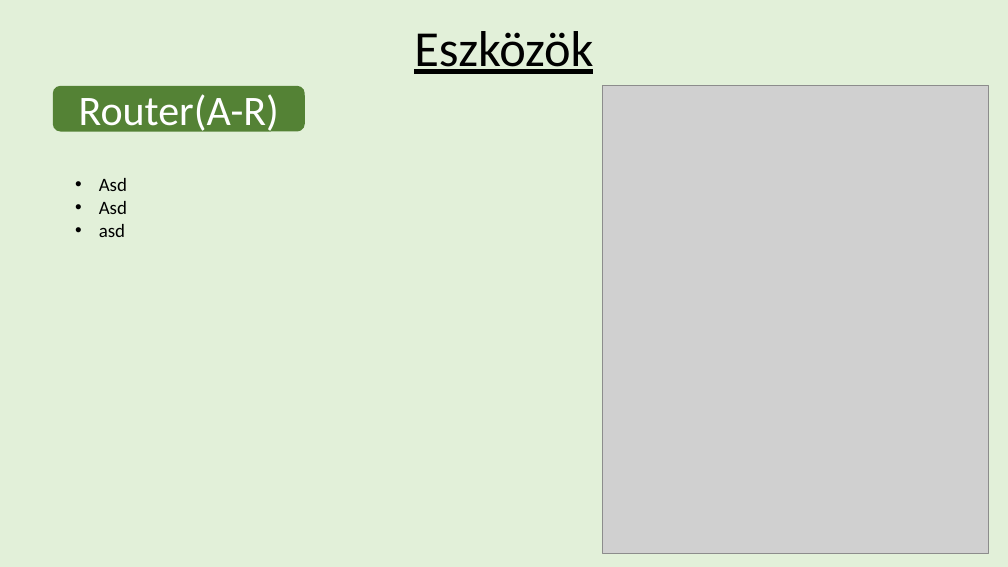
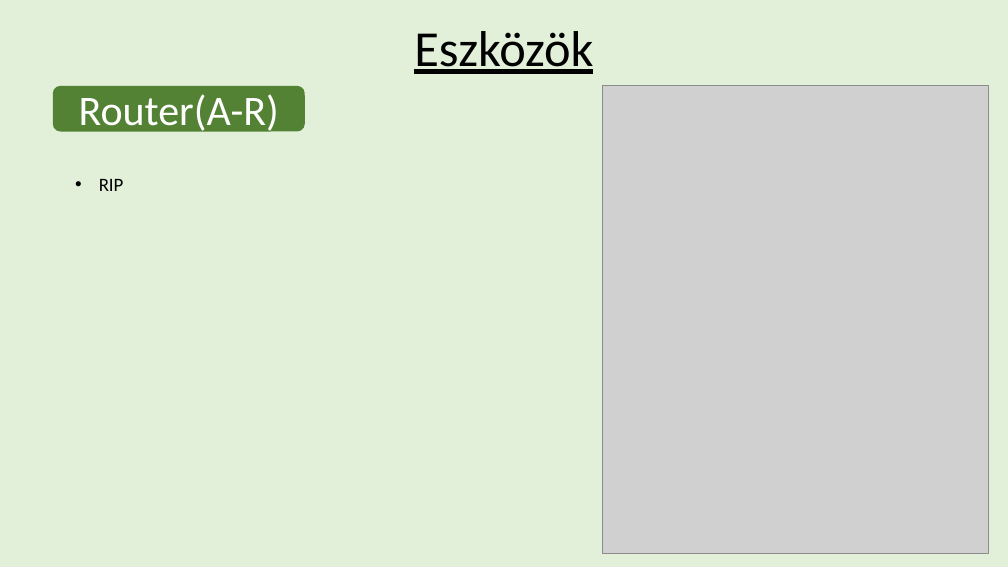
Before and after one commit to GyurosAdam/Niganyok, a slide deck: slide 6 of Hálózati Prezentáció.pptx. Drawn at 1008x567 pixels with LibreOffice and Linux fonts; fonts in the diff are those of the drawing; grey boxes stand for pictures; background and template pictures are left out. Boxes give left, top, right and bottom in pixels: in the first picture for what was removed or moved away, otherwise in the second. Text is boxed around its words. In the diff, an @@ line names an element or a change of style, - is before the commit and + after.

```diff
--- a/Hálózati Prezentáció.pptx
+++ b/Hálózati Prezentáció.pptx
@@ text at box(99, 179, 124, 191): text changed @@
-• Asd
-• Asd
-• asd
+• RIP
```
Also in this commit, not shown: 2 other slides changed, 1 slide added, 4 other files.
